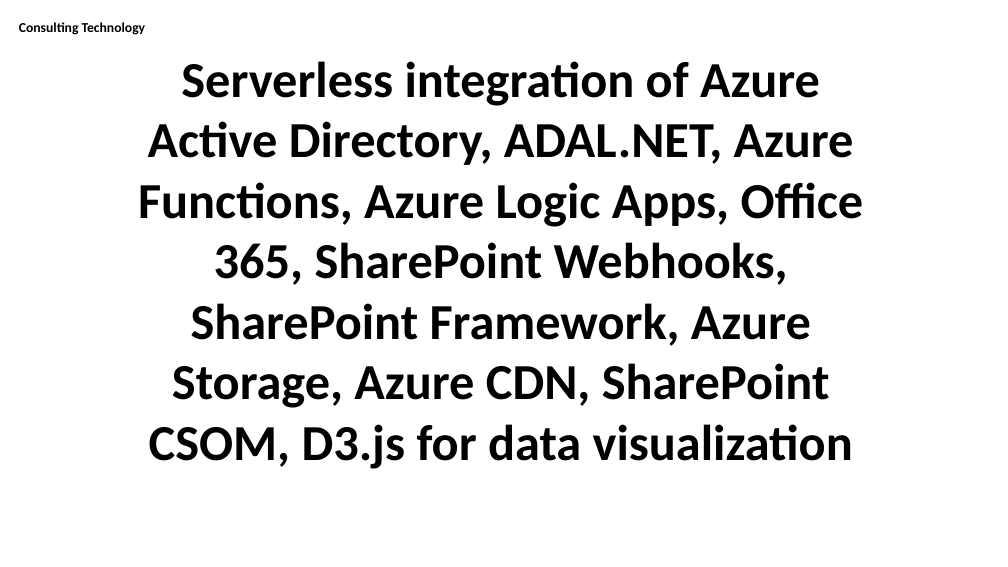
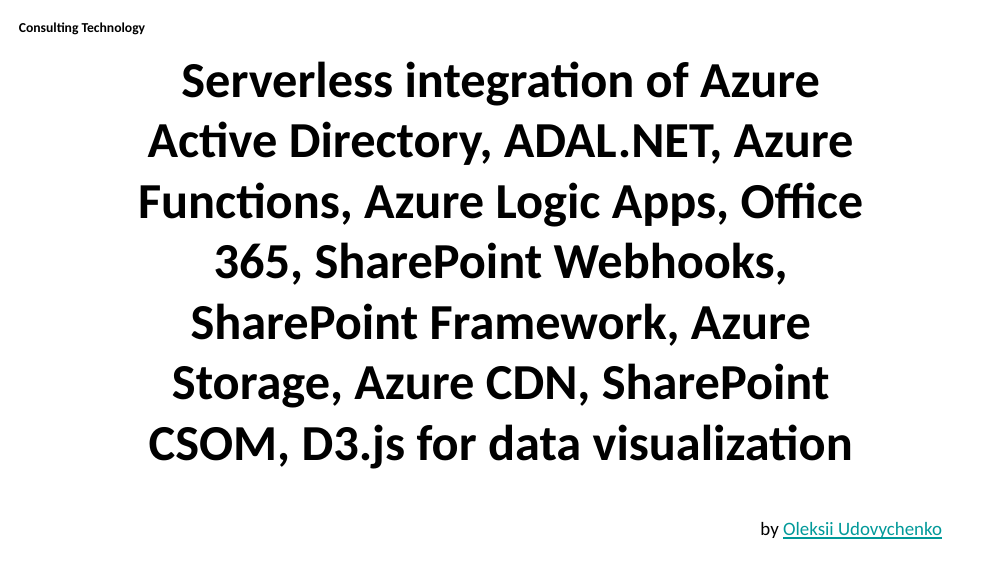
Before and after one commit to adisjugo/samples-serverless-logic-apps-azure-functions-office365-sharepoint-list, a slide deck: slide 1 of content/NSW SharePoint Community - December 2016 - Serverless integration.pptx. Drawn at 1008x567 pixels with LibreOffice and Linux fonts; fonts in the diff are those of the drawing; background and template pictures are left out. Boxes give left, top, right and bottom in pixels: in the first picture for what was removed or moved away, otherwise in the second. Text is boxed around its words. In the diff, an @@ line names an element or a change of style, - is before the commit and + after.

Commit message:
Update presentation

```diff
--- a/content/NSW SharePoint Community - December 2016 - Serverless integration.pptx
+++ b/content/NSW SharePoint Community - December 2016 - Serverless integration.pptx
@@ text added at [760, 522, 942, 539], 18 pt, text #009999, underline @@
+by Oleksii Udovychenko
```
